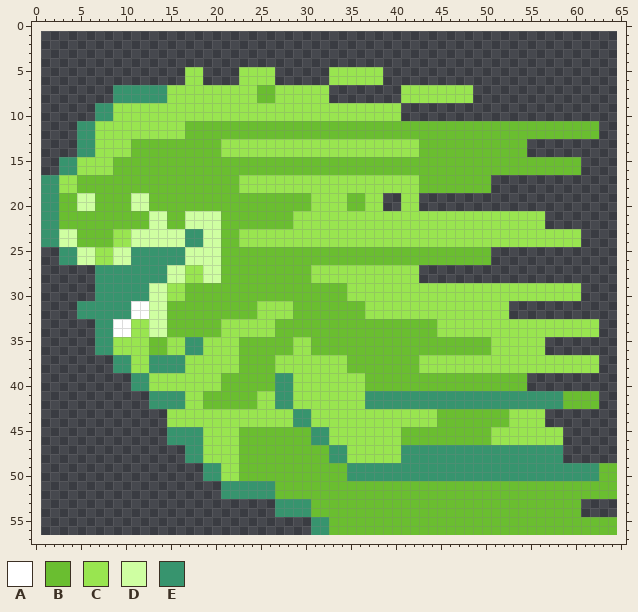
A sprite sheet gets an edit: src/GameMaker-fighter/sprites/spr_GreenSlimeSprint/layers/474bb139-fadc-447c-85ef-533d4166229a/e0f1bbc9-6eb6-4096-92b8-d7fbded1bcd3.png. Above is the file before it was changed.
The file is 64x56 pixels. The old version is drawn lined up with the new one, on the new canvas.
Palette (. is transparent): A #ffffff  B #6abe30  C #99e550  D #cfffa2  E #37946e
Pixels before (only the part around the change), first column x 0:
 0 ..................................................................
 1 ..................................................................
 2 ..................................................................
 3 ..................................................................
 4 ..................................................................
 5 .................CC....CCCC......CCCCCC...........................
 6 .................CC....CCCC......CCCCCC...........................
 7 .........EEEEEECCCCCCCCCCBBCCCCCC........CCCCCCCC.................
 8 .........EEEEEECCCCCCCCCCBBCCCCCC........CCCCCCCC.................
 9 .......EECCCCCCCCCCCCCCCCCCCCCCCCCCCCCCCC.........................
10 .......EECCCCCCCCCCCCCCCCCCCCCCCCCCCCCCCC.........................
11 .....EECCCCCCCCCCBBBBBBBBBBBBBBBBBBBBBBBBBBBBBBBBBBBBBBBBBBBBBB...
12 .....EECCCCCCCCCCBBBBBBBBBBBBBBBBBBBBBBBBBBBBBBBBBBBBBBBBBBBBBB...
13 .....EECCCCBBBBBBBBBBCCCCCCCCCCCCCCCCCCCCCCBBBBBBBBBBBB...........
14 .....EECCCCBBBBBBBBBBCCCCCCCCCCCCCCCCCCCCCCBBBBBBBBBBBB...........
15 ...EECCCCBBBBBBBBBBBBBBBBBBBBBBBBBBBBBBBBBBBBBBBBBBBBBBBBBBBB.....
16 ...EECCCCBBBBBBBBBBBBBBBBBBBBBBBBBBBBBBBBBBBBBBBBBBBBBBBBBBBB.....
17 .EECCBBBBBBBBBBBBBBBBBBCCCCCCCCCCCCCCCCCCCCBBBBBBBB...............
18 .EECCBBBBBBBBBBBBBBBBBBCCCCCCCCCCCCCCCCCCCCBBBBBBBB...............
19 .EEBBDDBBBBDDBBBBBBBBBBBBBBBBBBCCCCBBCC..CC.......................
20 .EEBBDDBBBBDDBBBBBBBBBBBBBBBBBBCCCCBBCC..CC.......................
21 .EEBBBBBBBBBBDDBBDDDDBBBBBBBBCCCCCCCCCCCCCCCCCCCCCCCCCCCC.........
22 .EEBBBBBBBBBBDDBBDDDDBBBBBBBBCCCCCCCCCCCCCCCCCCCCCCCCCCCC.........
23 .EEDDBBBBCCDDDDDDEEDDBBCCCCCCCCCCCCCCCCCCCCCCCCCCCCCCCCCCCCCC.....
24 .EEDDBBBBCCDDDDDDEEDDBBCCCCCCCCCCCCCCCCCCCCCCCCCCCCCCCCCCCCCC.....
25 ...EEDDCCDDEEEEEEDDDDBBBBBBBBBBBBBBBBBBBBBBBBBBBBBB...............
26 ...EEDDCCDDEEEEEEDDDDBBBBBBBBBBBBBBBBBBBBBBBBBBBBBB...............
27 .......EEEEEEEEDDCCDDBBBBBBBBBBCCCCCCCCCCCC.......................
28 .......EEEEEEEEDDCCDDBBBBBBBBBBCCCCCCCCCCCC.......................
29 .......EEEEEEDDCCBBBBBBBBBBBBBBBBBBCCCCCCCCCCCCCCCCCCCCCCCCCC.....
30 .......EEEEEEDDCCBBBBBBBBBBBBBBBBBBCCCCCCCCCCCCCCCCCCCCCCCCCC.....
31 .....EEEEEEAADDBBBBBBBBBBCCCCBBBBBBBBCCCCCCCCCCCCCCCC.............
32 .....EEEEEEAADDBBBBBBBBBBCCCCBBBBBBBBCCCCCCCCCCCCCCCC.............
33 .......EEAACCDDBBBBBBCCCCCCBBBBBBBBBBBBBBBBBBCCCCCCCCCCCCCCCCCC...
34 .......EEAACCDDBBBBBBCCCCCCBBBBBBBBBBBBBBBBBBCCCCCCCCCCCCCCCCCC...
35 .......EECCCCBBCCEECCCCBBBBBBCCBBBBBBBBBBBBBBBBBBBBCCCCCC.........
36 .......EECCCCBBCCEECCCCBBBBBBCCBBBBBBBBBBBBBBBBBBBBCCCCCC.........
37 .........EECCEEEECCCCCCBBBBCCCCCCCCBBBBBBBBCCCCCCCCCCCCCCCCCCCC...
38 .........EECCEEEECCCCCCBBBBCCCCCCCCBBBBBBBBCCCCCCCCCCCCCCCCCCCC...
39 ...........EECCCCCCCCBBBBBBEECCCCCCCCBBBBBBBBBBBBBBBBBB...........
40 ...........EECCCCCCCCBBBBBBEECCCCCCCCBBBBBBBBBBBBBBBBBB...........
41 .............EEEECCBBBBBBCCEECCCCCCCCEEEEEEEEEEEEEEEEEEEEEEBBBB...
42 .............EEEECCBBBBBBCCEECCCCCCCCEEEEEEEEEEEEEEEEEEEEEEBBBB...
43 ...............CCCCCCCCCCCCCCEECCCCCCCCCCCCCCBBBBBBBBCCCC.........
44 ...............CCCCCCCCCCCCCCEECCCCCCCCCCCCCCBBBBBBBBCCCC.........
45 ...............EEEECCCCBBBBBBBBEECCCCCCCCBBBBBBBBBBCCCCCCCC.......
46 ...............EEEECCCCBBBBBBBBEECCCCCCCCBBBBBBBBBBCCCCCCCC.......
47 .................EECCCCBBBBBBBBBBEECCCCCCEEEEEEEEEEEEEEEEEE.......
48 .................EECCCCBBBBBBBBBBEECCCCCCEEEEEEEEEEEEEEEEEE.......
49 ...................EECCBBBBBBBBBBBBEEEEEEEEEEEEEEEEEEEEEEEEEEEEBB.
50 ...................EECCBBBBBBBBBBBBEEEEEEEEEEEEEEEEEEEEEEEEEEEEBB.
51 .....................EEEEEEBBBBBBBBBBBBBBBBBBBBBBBBBBBBBBBBBBBBBB.
52 .....................EEEEEEBBBBBBBBBBBBBBBBBBBBBBBBBBBBBBBBBBBBBB.
53 ...........................EEEEBBBBBBBBBBBBBBBBBBBBBBBBBBBBBB.....
54 ...........................EEEEBBBBBBBBBBBBBBBBBBBBBBBBBBBBBB.....
55 ...............................EEBBBBBBBBBBBBBBBBBBBBBBBBBBBBBBBB.
56 ...............................EEBBBBBBBBBBBBBBBBBBBBBBBBBBBBBBBB.
57 ..................................................................
New version:
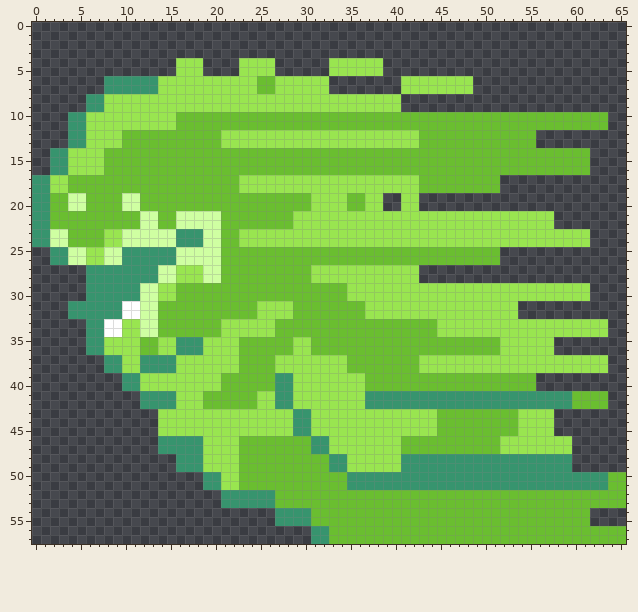
Diff:
canvas 64x56 -> 66x58, the old top-left corner now at 1,1
y 4: x 16..18 ... -> CCC; x 23..26 .... -> CCCC; x 33..38 ...... -> CCCCCC
y 5: x 16 . -> C
y 6: x 8..16 ......... -> EEEEEECCC; x 19..22 .... -> CCCC; x 25..38 CC......CCCCCC -> BBCCCCCC......; x 41..48 ........ -> CCCCCCCC
y 7: x 8 . -> E; x 14 E -> C
y 8: x 6..14 ...EEEEEE -> EECCCCCCC; x 25..26 BB -> CC; x 33..48 ........CCCCCCCC -> CCCCCCCC........
y 9: x 6 . -> E; x 8 E -> C
y 10: x 4..8 ...EE -> EECCC; x 16..63 CCCCCCCCCCCCCCCCCCCCCCCCC....................... -> BBBBBBBBBBBBBBBBBBBBBBBBBBBBBBBBBBBBBBBBBBBBBBBB
y 11: x 4 . -> E; x 6 E -> C; x 16 C -> B; x 63 . -> B
y 12: x 4 . -> E; x 6 E -> C; x 10..16 CCCCCCC -> BBBBBBB; x 21..42 BBBBBBBBBBBBBBBBBBBBBB -> CCCCCCCCCCCCCCCCCCCCCC; x 56..62 BBBBBBB -> .......
y 13: x 4 . -> E; x 6 E -> C; x 10 C -> B; x 55 . -> B
y 14: x 2..6 ...EE -> EECCC; x 8..10 CCC -> BBB; x 21..42 CCCCCCCCCCCCCCCCCCCCCC -> BBBBBBBBBBBBBBBBBBBBBB; x 55..61 ....... -> BBBBBBB
y 15..16: x 2 . -> E; x 4 E -> C; x 8 C -> B; x 61 . -> B
y 17..18: x 0 . -> E; x 2 E -> C; x 4 C -> B; x 51 . -> B
y 19..20: x 0 . -> E; x 2 E -> B; x 4 B -> D; x 6 D -> B; x 10 B -> D; x 12 D -> B
y 21..22: x 0 . -> E; x 2 E -> B; x 12 B -> D; x 14 D -> B; x 16 B -> D; x 57 . -> C
y 23..24: x 0 . -> E; x 2 E -> D; x 4 D -> B; x 8 B -> C; x 10 C -> D; x 16 D -> E; x 61 . -> C
y 25..26: x 2 . -> E; x 4 E -> D; x 6 D -> C; x 8 C -> D; x 10 D -> E; x 16 E -> D; x 51 . -> B
y 27..28: x 6 . -> E; x 14 E -> D; x 16 D -> C
y 29..30: x 6 . -> E; x 12 E -> D; x 14 D -> C; x 16 C -> B; x 61 . -> C
y 31..32: x 4 . -> E; x 10 E -> A; x 12 A -> D; x 14 D -> B; x 53 . -> C
y 33..34: x 6 . -> E; x 8 E -> A; x 10 A -> C; x 12 C -> D; x 14 D -> B; x 63 . -> C
y 35..36: x 6 . -> E; x 8 E -> C; x 12 C -> B; x 14 B -> C; x 16 C -> E; x 51 C -> B; x 57 . -> C
y 37..38: x 8 . -> E; x 10 E -> C; x 12 C -> E; x 16 E -> C; x 63 . -> C
y 39..40: x 10 . -> E; x 12 E -> C; x 55 . -> B
y 41..42: x 12 . -> E; x 16 E -> C; x 59 B -> E; x 63 . -> B
y 43..44: x 14 . -> C; x 53 C -> B; x 57 . -> C
y 45: x 14..18 .EEEE -> CCCCC; x 23..32 BBBBBBBBEE -> CCCCCCEECC; x 41..44 BBBB -> CCCC; x 51..53 CCC -> BBB; x 58 C -> .
y 46: x 14 . -> E; x 51 C -> B; x 59 . -> C
y 47: x 14..16 ... -> EEE; x 31..34 BBEE -> EECC; x 41..59 EEEEEEEEEEEEEEEEEE. -> BBBBBBBBBBBCCCCCCCC
y 48: x 16 . -> E; x 59 . -> E
y 49: x 16..20 ...EE -> EEECC; x 33..40 BBEEEEEE -> EECCCCCC; x 60..64 EEEBB -> .....
y 50: x 63 B -> E; x 65 . -> B
y 51: x 19..26 ..EEEEEE -> EECCBBBB; x 35..63 BBBBBBBBBBBBBBBBBBBBBBBBBBBBB -> EEEEEEEEEEEEEEEEEEEEEEEEEEEEE; x 65 . -> B
y 52: x 65 . -> B
y 53: x 21..30 ......EEEE -> EEEEEEBBBB; x 61..65 ..... -> BBBBB
y 54: x 61 . -> B
y 55: x 27..32 ....EE -> EEEEBB; x 62..64 BBB -> ...
y 56: x 65 . -> B
y 57: x 31..65 ................................... -> EEBBBBBBBBBBBBBBBBBBBBBBBBBBBBBBBBB
Pixel boxes of the changes (left, top, right, bottom) in both pictures:
changed: (32, 58, 626, 544)
